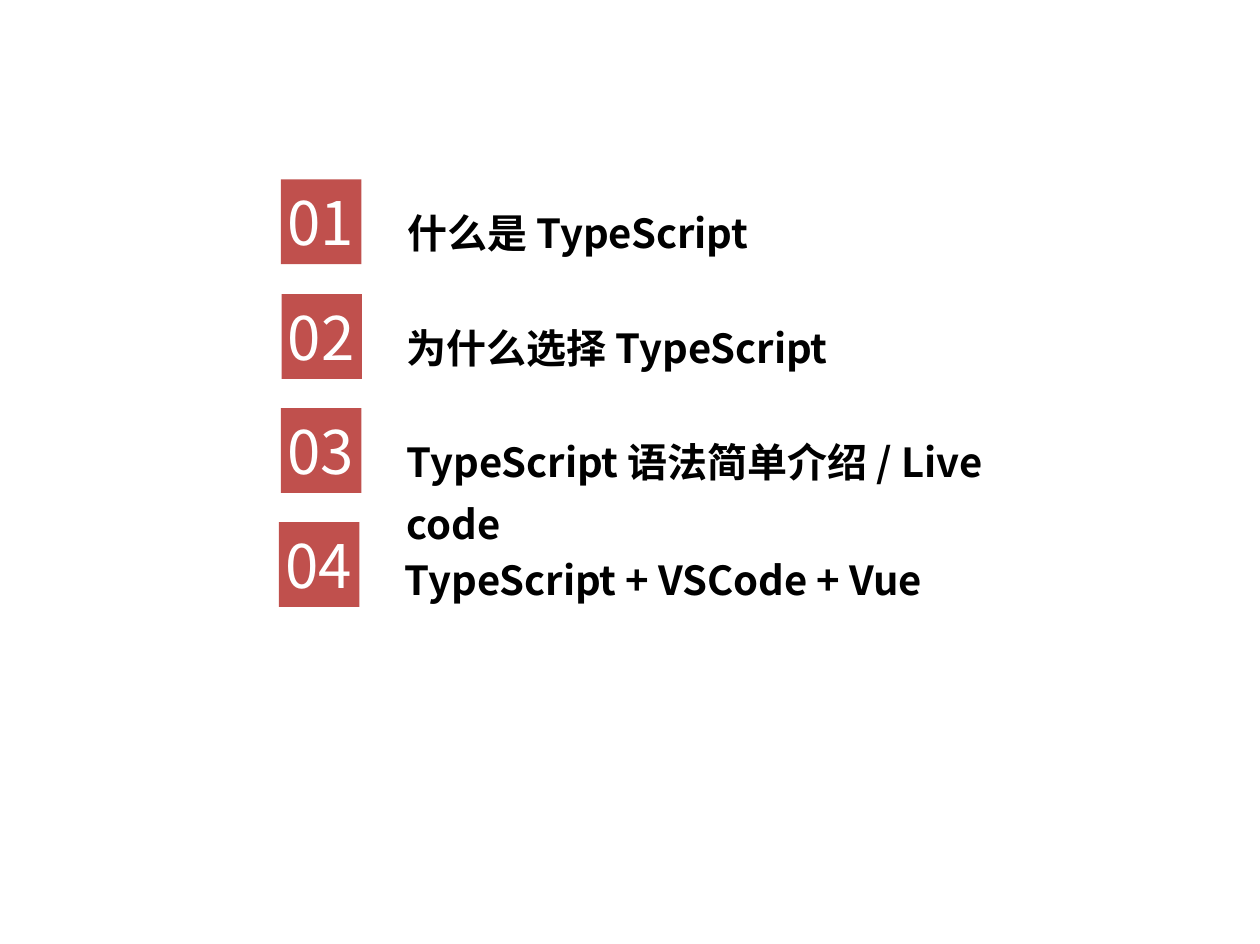
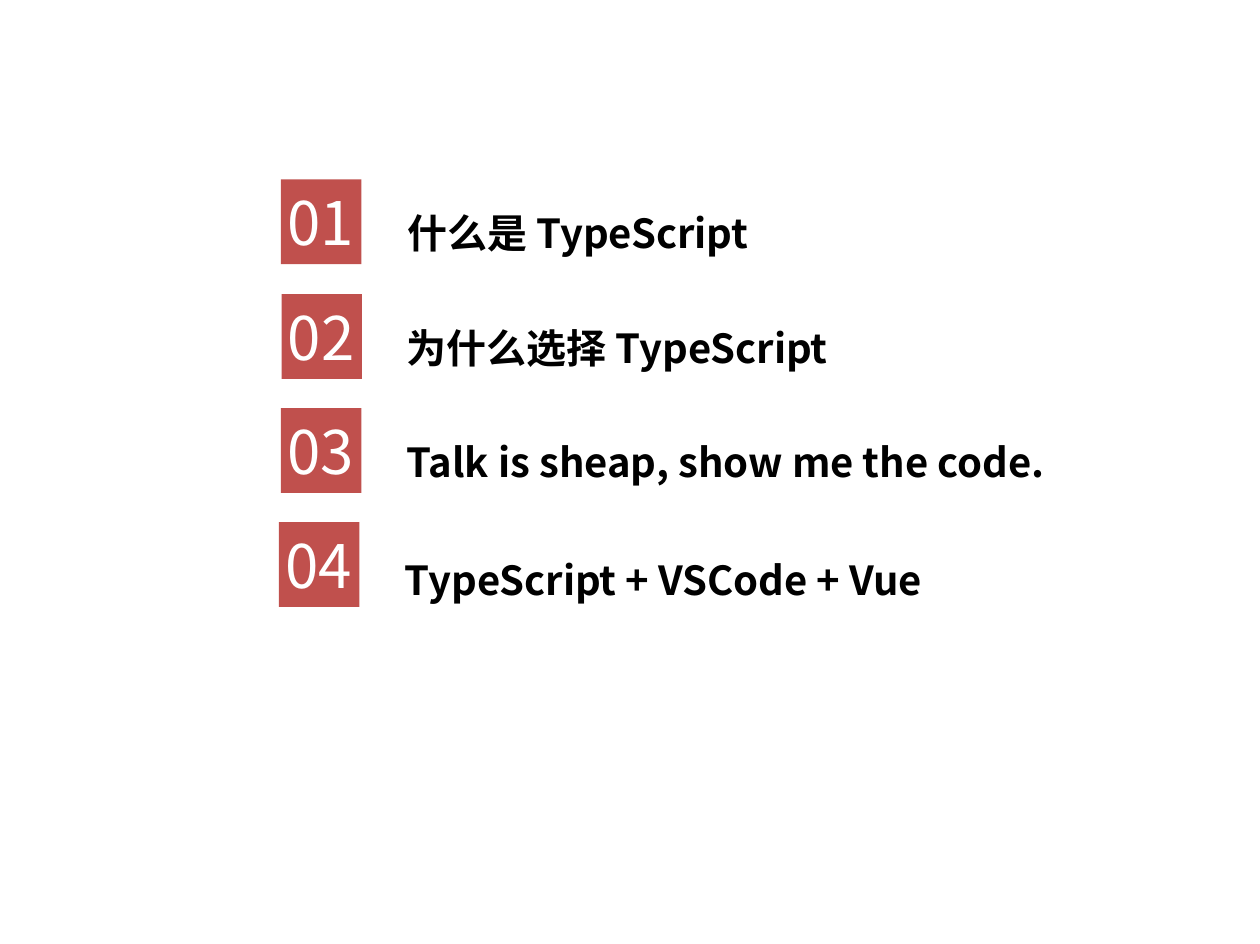
Before and after one commit to life0727/blog, a slide deck: slide 2 of ppt/typescript1.pptx. Drawn at 1260x944 pixels with LibreOffice and Linux fonts; fonts in the diff are those of the drawing; background and template pictures are left out. Boxes give left, top, right and bottom in pixels: in the first picture for what was removed or moved away, otherwise in the second. Text is boxed around its words. In the diff, an @@ line names an element or a change of style, - is before the commit and + after.

```diff
--- a/ppt/typescript1.pptx
+++ b/ppt/typescript1.pptx
@@ text at (407, 444, 1045, 486): text changed @@
-TypeScript 语法简单介绍 / Live code
+Talk is sheap, show me the code.
```
Also in this commit, not shown: 1 other slide changed, 3 other files.
